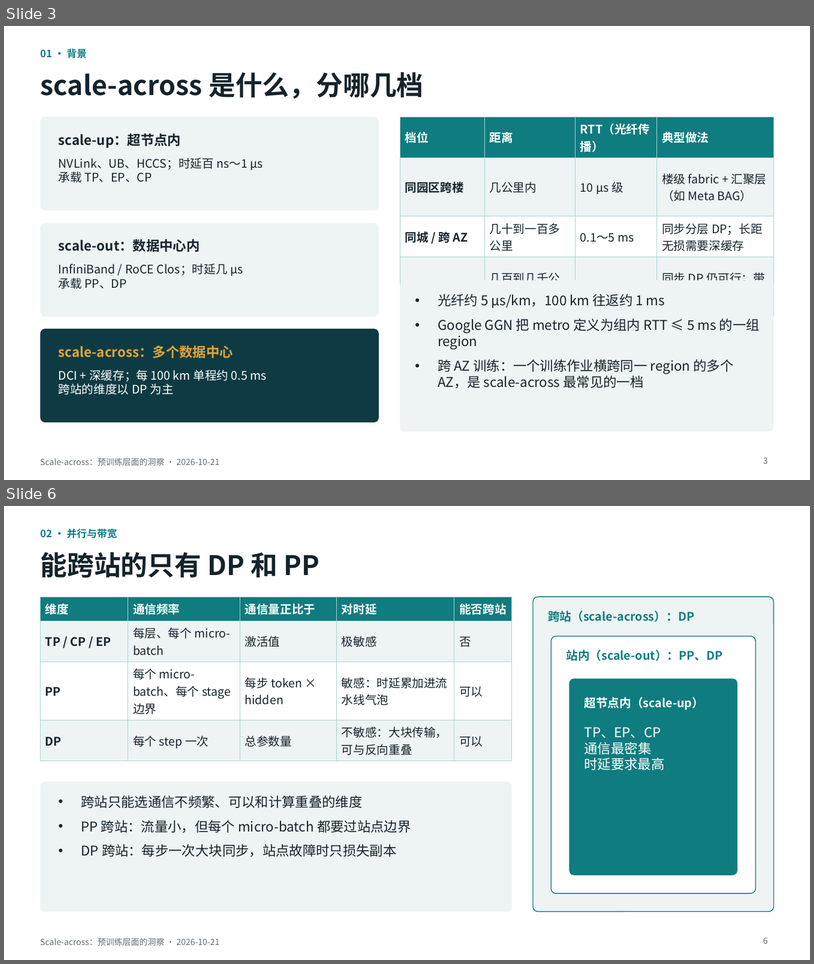
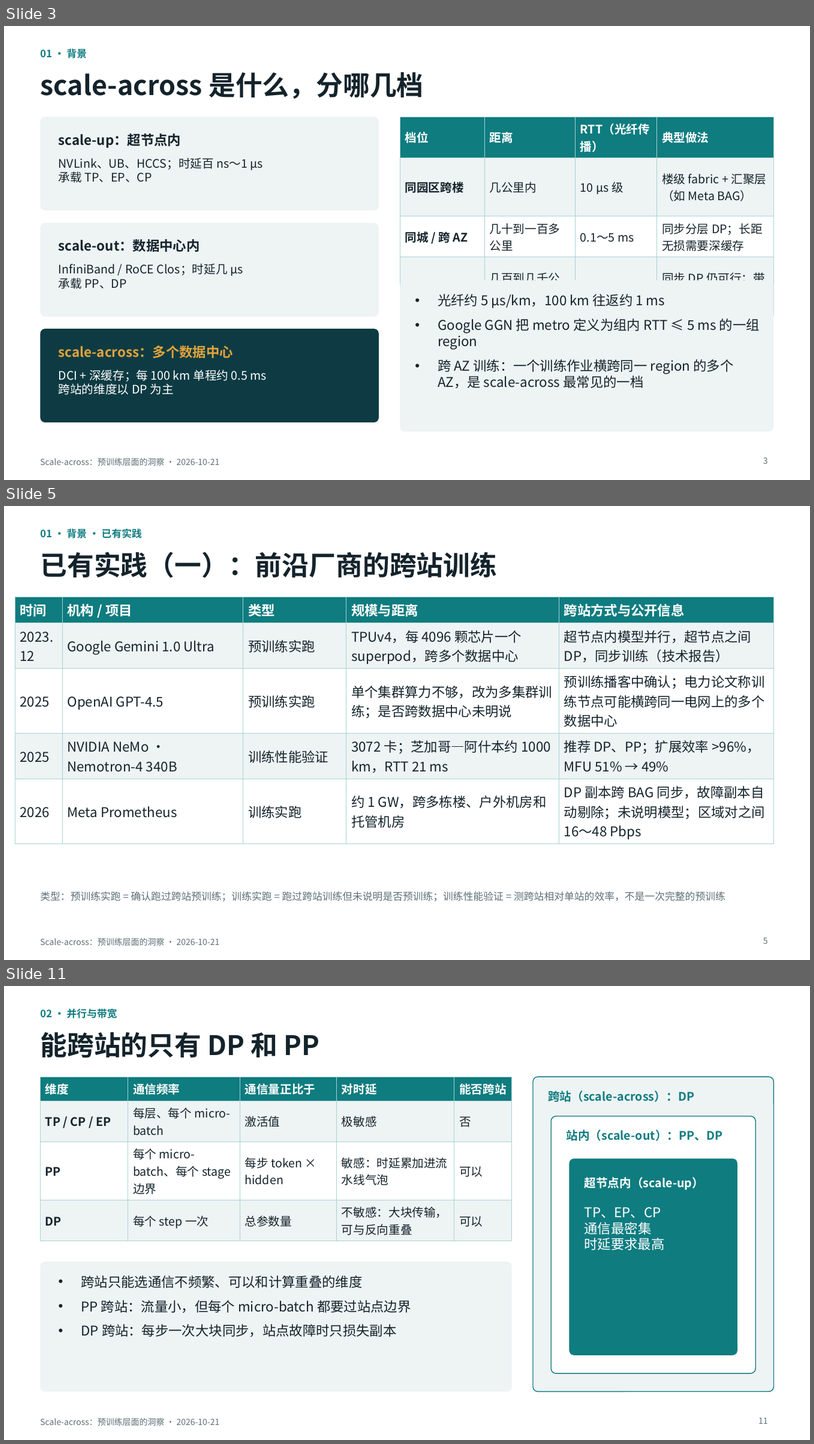
Before and after one commit to LuisXinYe/Transfer-Repo, a slide deck: scale-across_预训练洞察.pptx. Shown one above the other, each under a label of ours: slides 3 and 6 before the commit, slides 3, 5 and 11 after it; the slides between them are not shown. The pictures are 814x964 and 814x1444 pixels, drawn with LibreOffice and Linux fonts; fonts in the diff are those of the drawing. Boxes give left, top, right and bottom in pixels: in the first picture for what was removed or moved away, otherwise in the second. Text is boxed around its words. In the diff, an @@ line names an element or a change of style, - is before the commit and + after.

```diff
--- a/scale-across_预训练洞察.pptx
+++ b/scale-across_预训练洞察.pptx
@@ slide 5 added at [4,506,810,960], background #FFFFFF; not listed: 1 template element that a slide beside it also shows @@
@@ text added at [40,528,142,538], 12 pt, text #0F7C80, bold @@
+01 · 背景 · 已有实践
@@ title added at [40,552,497,578], 32 pt, text #14232B, bold @@
+已有实践（一）：前沿厂商的跨站训练
@@ table added at [15,597,774,841], 5 rows, 5 columns @@
+时间 | 机构 / 项目 | 类型 | 规模与距离 | 跨站方式与公开信息
+2023.12 | Google Gemini 1.0 Ultra | 预训练实跑 | TPUv4，每 4096 颗芯片一个 superpod，跨多个数据中心 | 超节点内模型并行，超节点之间 DP，同步训练（技术报告）
+2025 | OpenAI GPT-4.5 | 预训练实跑 | 单个集群算力不够，改为多集群训练；是否跨数据中心未明说 | 预训练播客中确认；电力论文称训练节点可能横跨同一电网上的多个数据中心
+2025 | NVIDIA NeMo · Nemotron-4 340B | 训练性能验证 | 3072 卡；芝加哥—阿什本约 1000 km，RTT 21 ms | 推荐 DP、PP；扩展效率 >96%，MFU 51% → 49%
+2026 | Meta Prometheus | 训练实跑 | 约 1 GW，跨多栋楼、户外机房和托管机房 | DP 副本跨 BAG 同步，故障副本自动剔除；未说明模型；区域对之间 16～48 Pbps
@@ text added at [40,891,726,901], 12 pt, text #5E6E76 @@
+类型：预训练实跑 = 确认跑过跨站预训练；训练实跑 = 跑过跨站训练但未说明是否预训练；训练性能验证 = 测跨站相对单站的效率，不是一次完整的预训练
@@ page number added at [764,937,768,943], 10 pt, text #5E6E76 @@
+5
@@ what was slide 6 is now slide 11 @@
@@ page number at [759,1417,768,1423]: text changed @@
-6
+11
```
Also in this commit, not shown: 5 slides changed, 6 other slides added, 1 slide removed.
